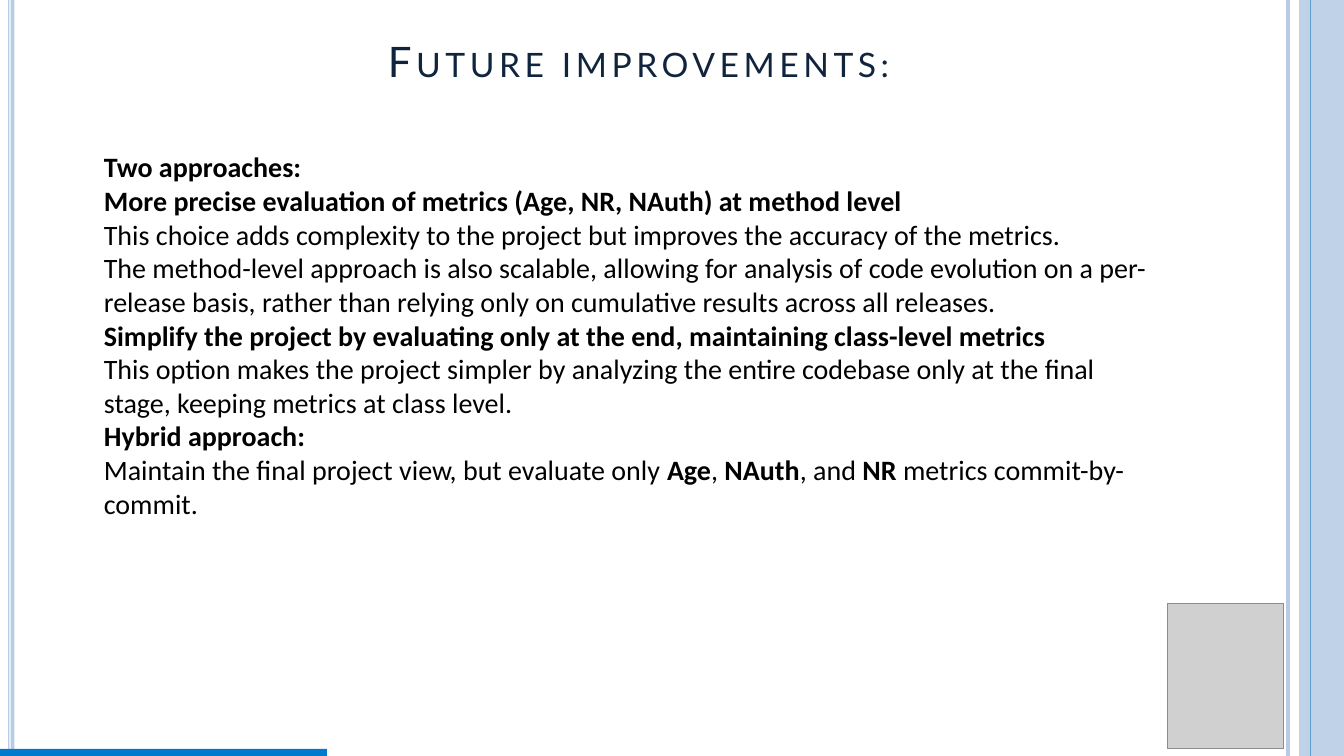
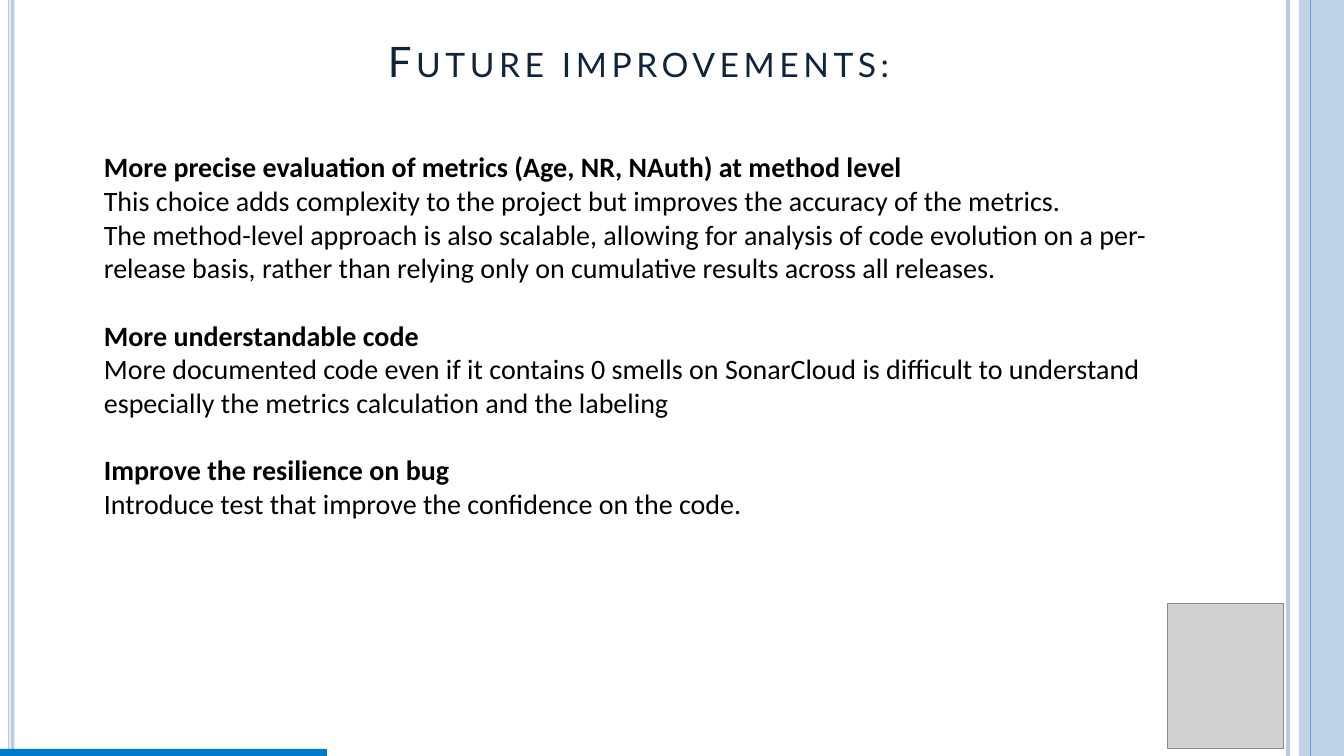
Before and after one commit to FrancescoAstolfiDev/progettoParteFalessi, a slide deck: slide 9 of My_Ispw2_Project_Falessi/report/report_astolfi.pptm. Drawn at 1344x756 pixels with LibreOffice and Linux fonts; fonts in the diff are those of the drawing; grey boxes stand for pictures. Boxes give left, top, right and bottom in pixels: in the first picture for what was removed or moved away, otherwise in the second. Text is boxed around its words. In the diff, an @@ line names an element or a change of style, - is before the commit and + after.

```diff
--- a/My_Ispw2_Project_Falessi/report/report_astolfi.pptm
+++ b/My_Ispw2_Project_Falessi/report/report_astolfi.pptm
@@ text at bbox=[104, 157, 301, 182]: paragraph removed @@
-Two approaches:
@@ text at bbox=[104, 326, 1139, 519]: text changed @@
-Simplify the project by evaluating only at the end, maintaining class-level metrics
-This option makes the project simpler by analyzing the entire codebase only at the final stage, keeping metrics at class level.
-Hybrid approach:
-Maintain the final project view, but evaluate only Age, NAuth, and NR metrics commit-by-commit.
+More understandable code
+More documented code even if it contains 0 smells on SonarCloud is difficult to understand especially the metrics calculation and the labeling
+Improve the resilience on bug
+Introduce test that improve the confidence on the code.
```
Also in this commit, not shown: 27 other slides changed, 2 slides added, 24 other files.
